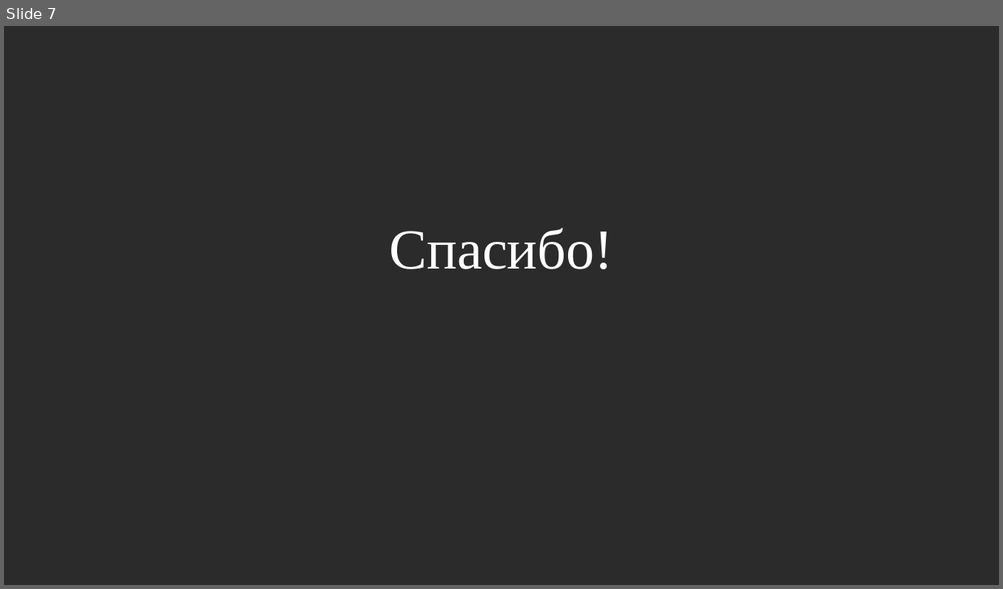
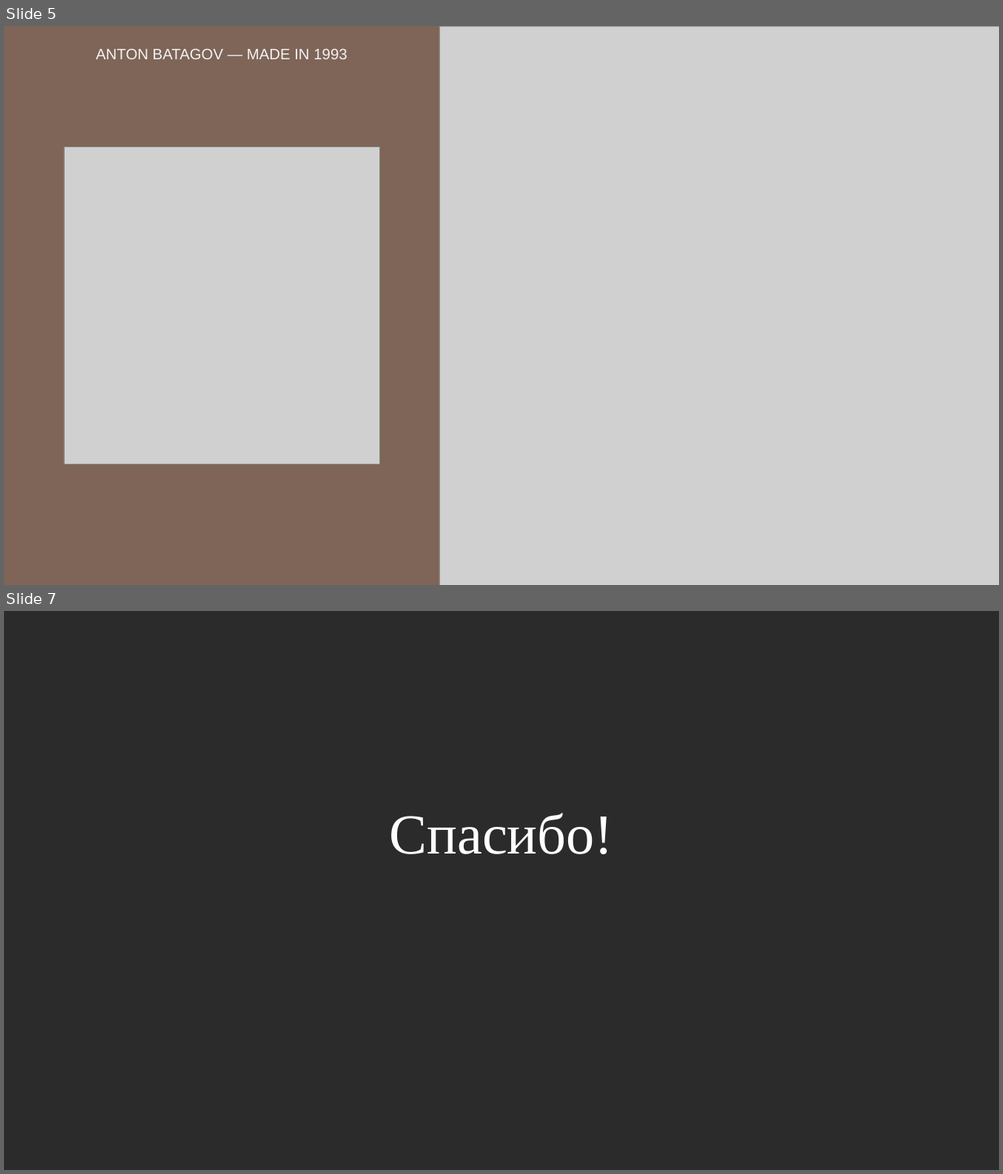
Before and after one commit to skrasin/claude, a slide deck: presentation/Noo_community_draft.pptx. Shown one above the other, each under a label of ours: slide 7 before the commit, slides 5 and 7 after it; the slides between them are not shown. The pictures are 1003x589 and 1003x1174 pixels, drawn with LibreOffice and Linux fonts; fonts in the diff are those of the drawing; grey boxes stand for pictures; background and template pictures are left out; a plain dark background stands for a picture behind light text. Boxes give left, top, right and bottom in pixels: in the first picture for what was removed or moved away, otherwise in the second. Text is boxed around its words. In the diff, an @@ line names an element or a change of style, - is before the commit and + after.

```diff
--- a/presentation/Noo_community_draft.pptx
+++ b/presentation/Noo_community_draft.pptx
@@ slide 5 added at (4, 26, 999, 585), background #7E6557 @@
@@ picture added at (439, 26, 999, 585) @@
@@ text added at (96, 49, 347, 59), 24 pt, text #F2F2F2 @@
+ANTON BATAGOV — MADE IN 1993
@@ picture added at (64, 147, 379, 465) @@
```
Also in this commit, not shown: 1 slide removed, 1 other file.
